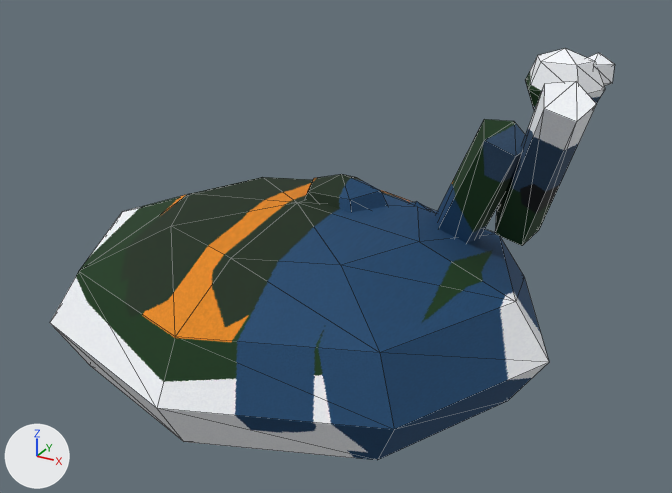
One commit to the glTF model server/src/main/resources/public/models/life/xuanwu.glb: the scene before it, then after it.
Before and after are seen from a 50 mm camera at (1.87, -3.06, 2.05) aimed at (0.21, -0.06, 0.55). Every picture has the same lights, and +X, +Y and +Z are marked at lower left. The picture after the commit comes second. Mesh edges are drawn as thin lines. Vertices at exactly the same position are counted once.

The scene before the commit, as lines of its bpy script (objects in view):
```python
me_xuanwu_body = bpy.data.meshes.new('xuanwu_body')
me_xuanwu_body.from_pydata(...)  # 248 vertices, 416 faces; spans x -1.1..1.14, y -0.96..0.96, z -0.2..1.27
me_xuanwu_body.materials.append(mat_xuanwu_body_mat)
ob_xuanwu_body = bpy.data.objects.new('xuanwu_body', me_xuanwu_body)
ob_xuanwu_body.location = (0.0, 0.0, 0.0)
```
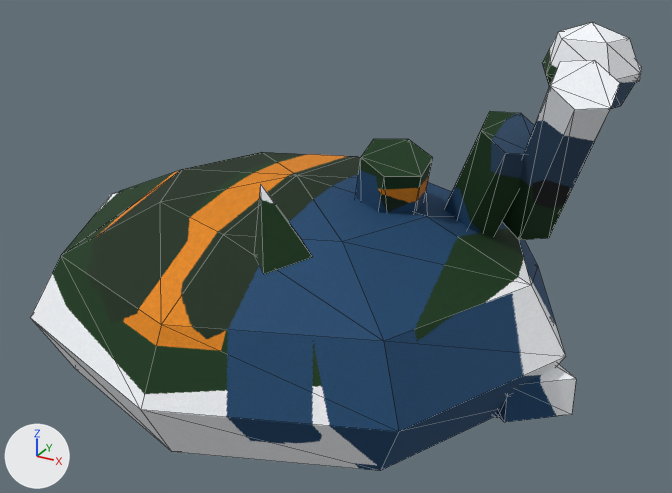
Changed parts and their boxes [x1, y1, x2, y2] in the pictures (672 x 493 px; the box of a moved part takes in the faces that stretch with it):
'xuanwu_body', reshaped (8% wider, 9% taller): before [50, 48, 614, 460]; after [31, 22, 641, 471]
part 1 of me_xuanwu_body, added: after [31, 152, 566, 471]
part 2 of me_xuanwu_body, moved or reshaped (not visible afterwards): before [411, 201, 431, 210]
part 3 of me_xuanwu_body, moved or reshaped (not visible afterwards): before [588, 53, 614, 86]
part 4 of me_xuanwu_body, added: after [497, 364, 576, 422]
part 5 of me_xuanwu_body, added: after [543, 22, 640, 109]
part 6 of me_xuanwu_body, rebuilt: before [435, 119, 525, 243]; after [445, 111, 535, 236]
part 7 of me_xuanwu_body, rebuilt (16% wider, 9% taller): before [495, 81, 596, 246]; after [503, 60, 620, 240]
part 8 of me_xuanwu_body, deleted: before [305, 174, 388, 213]
part 9 of me_xuanwu_body, deleted: before [525, 48, 605, 111]
part 10 of me_xuanwu_body, built on: before [50, 177, 549, 460]; after [355, 139, 433, 212]
part 11 of me_xuanwu_body, added (green): after [255, 185, 313, 274]

The edits, one by one:
me_xuanwu_body is used by ob_xuanwu_body; location (0.0, 0.0, 0.0).
me_xuanwu_body had 248 vertices, 416 faces and spanned x -1.1..1.14, y -0.96..0.96, z -0.2..1.27.
me_xuanwu_body now has 315 vertices, 522 faces and spans x -1.16..1.22, y -1.35..1.04, z -0.24..1.37.
me_xuanwu_body part 1: a new loose piece, an icosphere of 80 faces spanning x -1.16..1.16, y -1.04..1.04, z -0.24..0.8, in mat_xuanwu_body_mat.
me_xuanwu_body part 2: the loose piece of 10 vertices spanning x 0.2..0.52, y 0.24..0.56, z 0.26..0.62 is moved by (-0.8, -0.04, 0.0).
me_xuanwu_body part 3: the loose piece of 10 vertices spanning x 0.89..1.03, y 0.77..0.91, z 1.08..1.24 is scaled about its middle by 2.75, then moved by (-0.8, -1.32, -0.76).
me_xuanwu_body part 4: the loose piece of 10 vertices spanning x 0.27..0.61, y 0.5..0.78, z -0.04..0.28 is copied, and the copy is scaled about its middle by (1.2, 1.25, 1), then moved by (0.56, -0.64, 0.0); it spans x 0.79..1.21, y -0.17..0.17, z -0.04..0.28.
me_xuanwu_body part 5: a new loose piece, a UV sphere (5 segments, 4 rings, poles along z) spanning x 0.71..1.13, y 0.69..1.02, z 0.96..1.36, in mat_xuanwu_body_mat.
me_xuanwu_body part 6: the loose piece of 10 vertices spanning x 0.34..0.88, y 0.14..0.52, z 0.23..1.07 is rebuilt with 12 vertices and now spans x 0.43..0.95, y 0.05..0.48, z 0.32..1.11.
me_xuanwu_body part 7: the loose piece of 10 vertices spanning x 0.71..1.14, y 0.0..0.5, z 0.54..1.27 is rebuilt with 12 vertices and now spans x 0.76..1.22, y -0.11..0.48, z 0.59..1.37.
me_xuanwu_body part 8: the loose piece of 17 vertices spanning x -0.13..0.33, y 0.04..0.4, z 0.36..0.76 is deleted.
me_xuanwu_body part 9: the loose piece of 17 vertices spanning x 0.67..1.01, y 0.65..0.9, z 0.94..1.26 is deleted.
me_xuanwu_body part 10: 42 vertices removed from x -1.1..1.1, y -0.96..0.96, z -0.2..0.68; 12 vertices added at x 0.16..0.56, y -0.12..0.3, z 0.24..0.98.
me_xuanwu_body part 11: 5 vertices added at x 0.63..0.81, y -1.35..-1.17, z 1.08..1.29.
Other edits to the shape of me_xuanwu_body do not show in these pictures.
